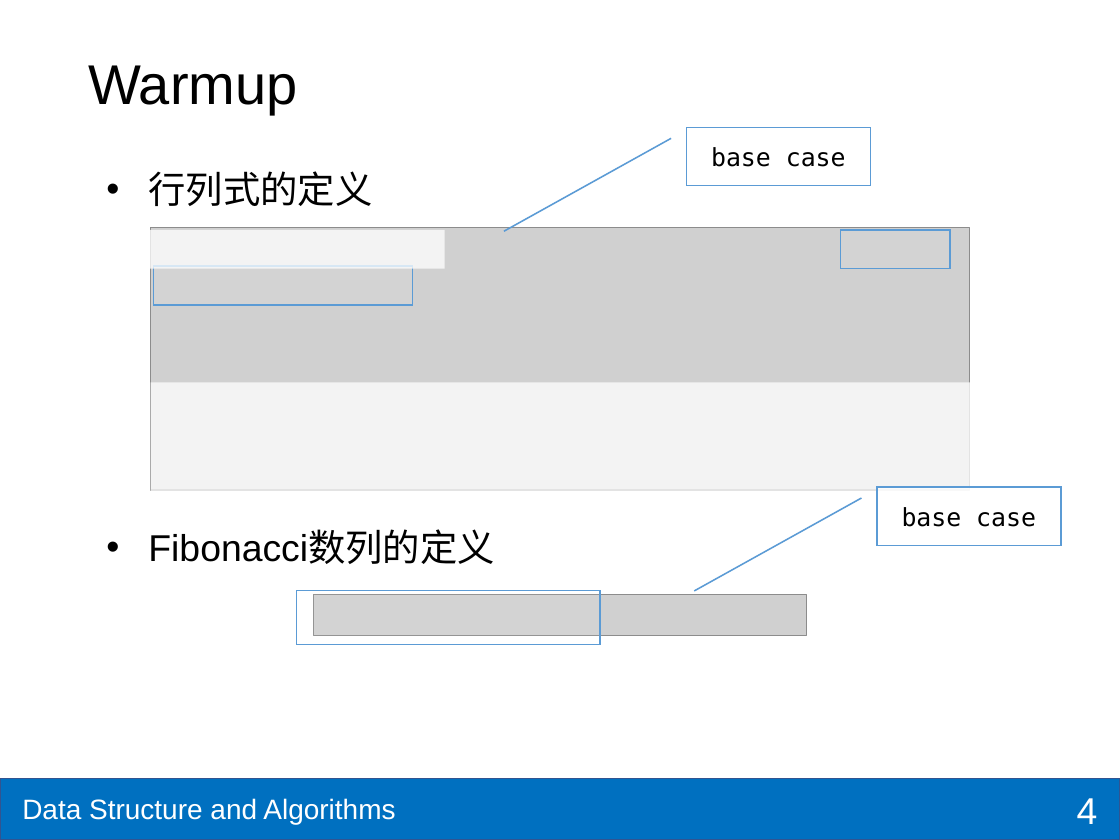
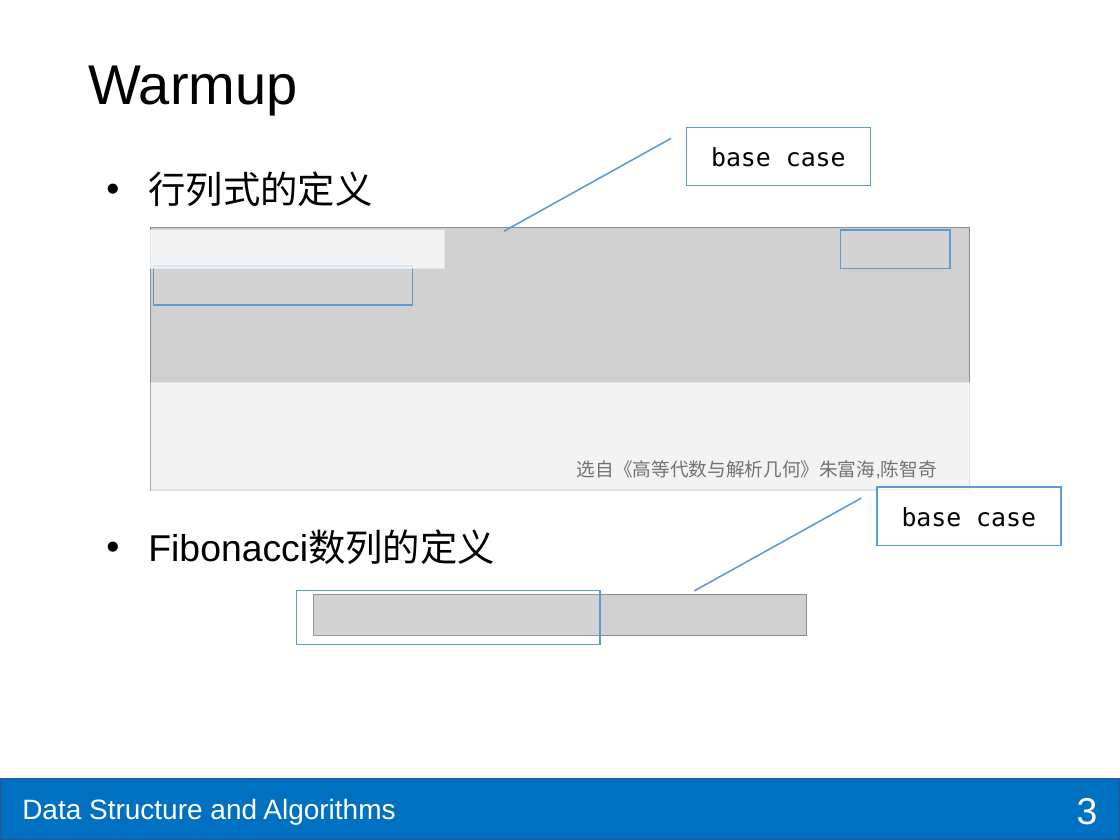
Before and after one commit to shzaiz/dx-public, a slide deck: slide 3 of notes/notes/ds-algo/ch3-recursive.pptx (slide 4 before the commit). Drawn at 1120x840 pixels with LibreOffice and Linux fonts; fonts in the diff are those of the drawing; grey boxes stand for pictures. Boxes give left, top, right and bottom in pixels: in the first picture for what was removed or moved away, otherwise in the second. Text is boxed around its words. In the diff, an @@ line names an element or a change of style, - is before the commit and + after.

```diff
--- a/notes/notes/ds-algo/ch3-recursive.pptx
+++ b/notes/notes/ds-algo/ch3-recursive.pptx
@@ text added at <box>577,460,937,478</box>, 12 pt, text #767171 @@
+选自《高等代数与解析几何》朱富海,陈智奇
@@ page number at <box>1077,798,1098,825</box>: text changed @@
-4
+3
```
Also in this commit, not shown: 4 other slides changed, 11 slides added, 16 other files.
